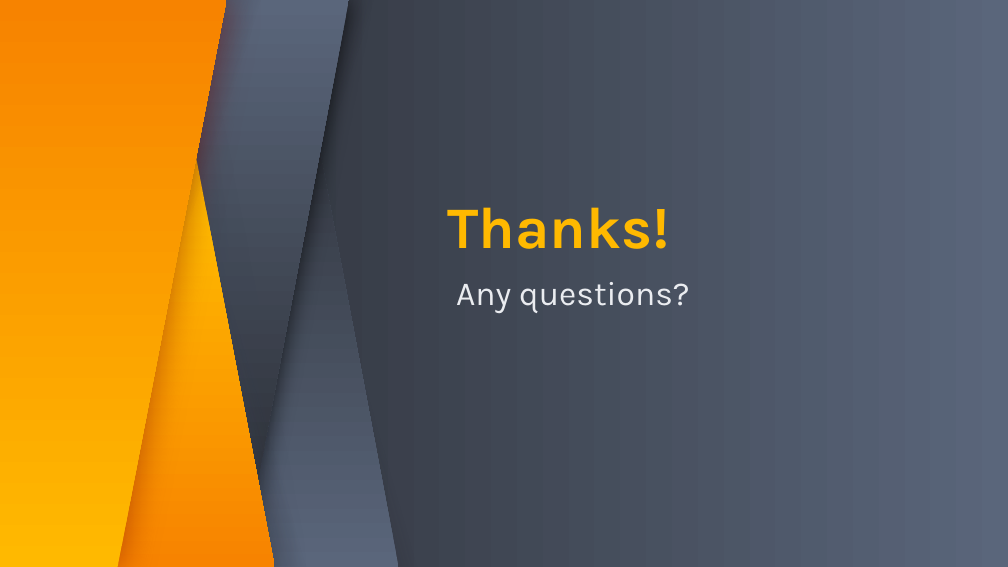
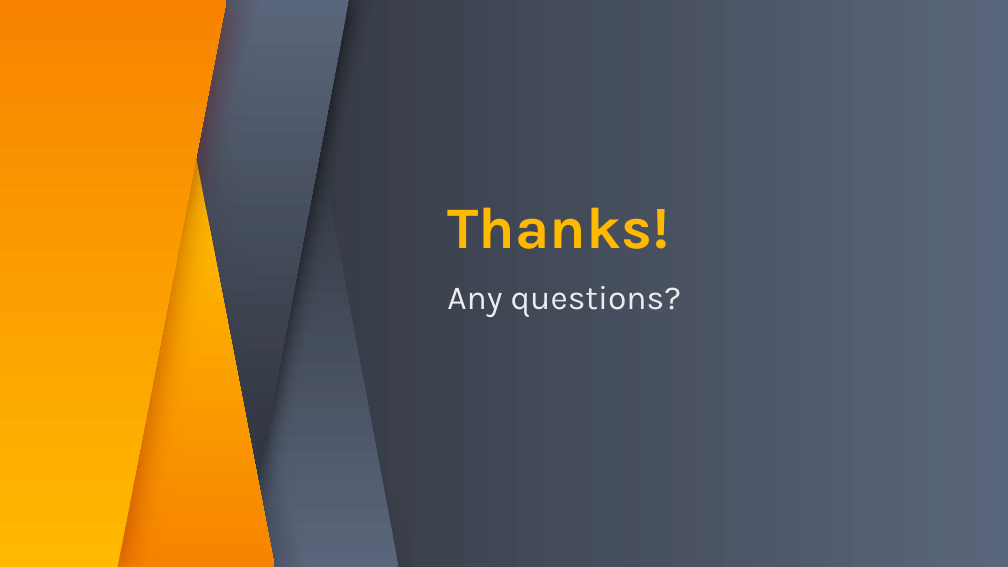
Before and after one commit to cristina-iacob/kickstarter_analysis, a slide deck: slide 7 of kickstarter_analysis.pptx (slide 6 before the commit). Drawn at 1008x567 pixels with LibreOffice and Linux fonts; fonts in the diff are those of the drawing. Boxes give left, top, right and bottom in pixels: in the first picture for what was removed or moved away, otherwise in the second. Text is boxed around its words. In the diff, an @@ line names an element or a change of style, - is before the commit and + after.

```diff
--- a/kickstarter_analysis.pptx
+++ b/kickstarter_analysis.pptx
@@ subtitle "Any questions?": place and size @@
-subtitle "Any questions?" at (456, 282, 690, 313)
+subtitle "Any questions?" at (447, 286, 682, 317)
```
Also in this commit, not shown: 1 other slide changed, 4 slides added, 3 slides removed.
